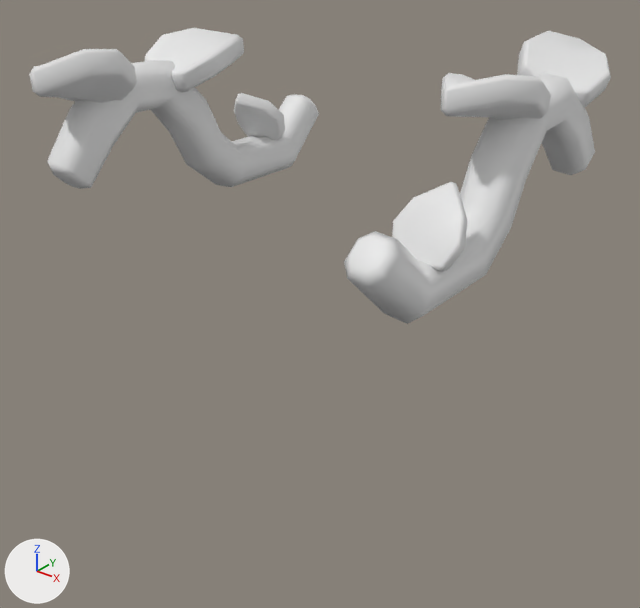
The FBX model Assets/- Asset Store/Custom/EffectBlocks/Source/RootLine.fbx: old version first, new version second.
Rendered twice from a camera (50 mm lens) standing at (1.51, -1.926, 1.167) and looking at (0.03, -0.077, 0.02). Arrows for +X, +Y and +Z are at lower left; the lights stay in place. The first picture is the older version. Materials are left out; every surface is plain grey. Objects named as collision shapes, trigger or cutter boxes, shadow casters or lower levels of detail are left out. Where no turn or scale is listed for an object, it has been applied to the vertices.

The scene before the commit, as lines of its bpy script (objects in view):
```python
me_mesh_026 = bpy.data.meshes.new('Mesh.026')
me_mesh_026.from_pydata(...)  # 428 vertices, 434 faces; spans x -0.601..0.601, y -0.647..0.647, z 0.233..0.768
me_mesh_026.materials.append(mat_cube_mat)
ob_rootline_lod0 = bpy.data.objects.new('RootLine_LOD0', me_mesh_026)
ob_rootline_lod0.location = (0.0, 0.0, 0.0)
```
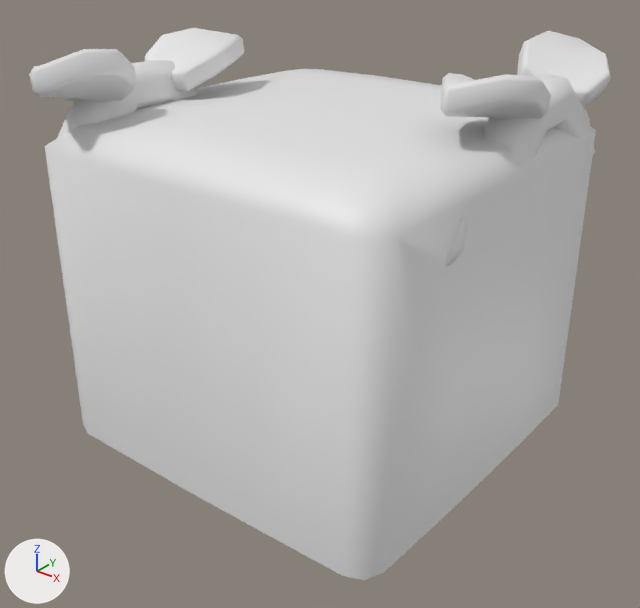
The change in detail:
me_mesh_026 is used by ob_rootline_lod0; location (0.0, 0.0, 0.0).
me_mesh_026 had 428 vertices, 434 faces and spanned x -0.601..0.601, y -0.647..0.647, z 0.233..0.768.
me_mesh_026 now has 533 vertices, 530 faces and spans x -0.601..0.601, y -0.647..0.647, z -0.4..0.768.
me_mesh_026 part 1: a new loose piece of 105 vertices spanning x -0.577..0.577, y -0.578..0.578, z -0.4..0.59.

Pixel boxes (x1, y1, x2, y2) of what changed, in the pictures (640 x 608 px):
'RootLine_LOD0', reshaped (86% taller): before (29, 28, 611, 324); after (29, 28, 611, 580)
part 1 of me_mesh_026, added: after (45, 69, 596, 580)
